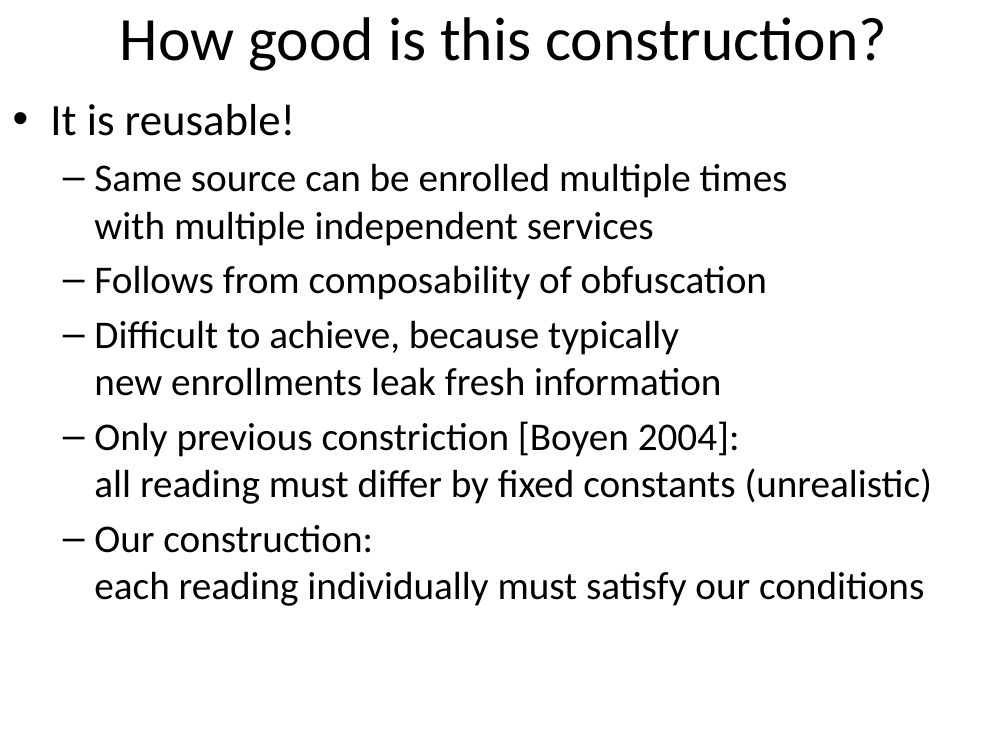
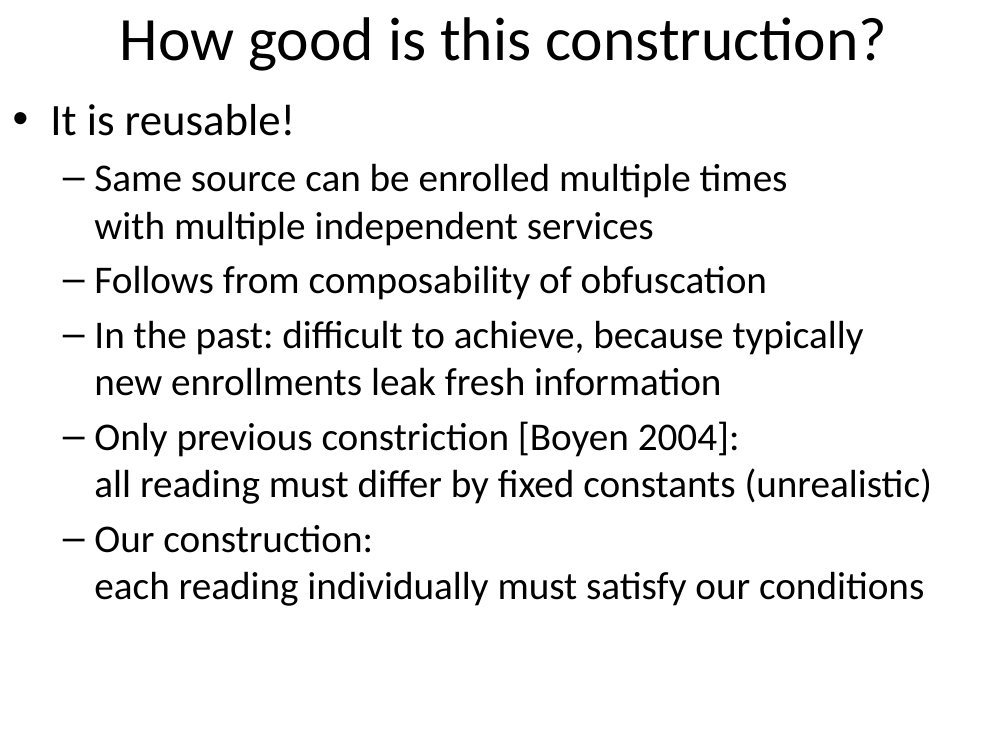
Before and after one commit to xianruimeng/comp-fuzzy-ext, a slide deck: slide 27 of constantRate/MoreErrorsThanEntropy-Allerton.pptx. Drawn at 1008x756 pixels with LibreOffice and Linux fonts; fonts in the diff are those of the drawing. Boxes give left, top, right and bottom in pixels: in the first picture for what was removed or moved away, otherwise in the second. Text is boxed around its words. In the diff, an @@ line names an element or a change of style, - is before the commit and + after.

```diff
--- a/constantRate/MoreErrorsThanEntropy-Allerton.pptx
+++ b/constantRate/MoreErrorsThanEntropy-Allerton.pptx
@@ text at (94, 320, 864, 396): text changed @@
-  – Difficult to achieve, because typically
-    new enrollments leak fresh information
+  – In the past: difficult to achieve, because typically
+    new enrollments leak fresh information
```
Also in this commit, not shown: 9 other slides changed.
